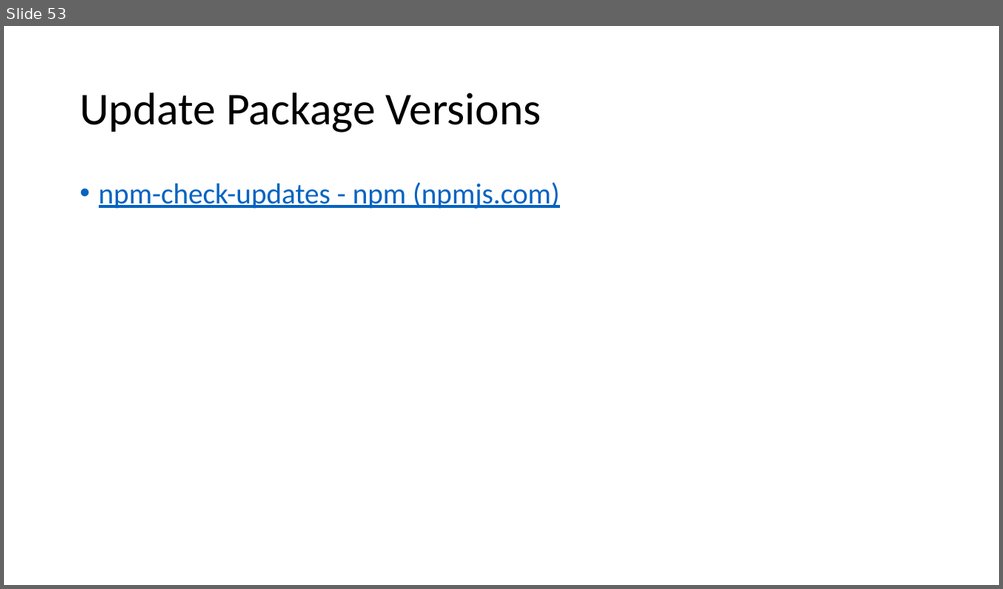
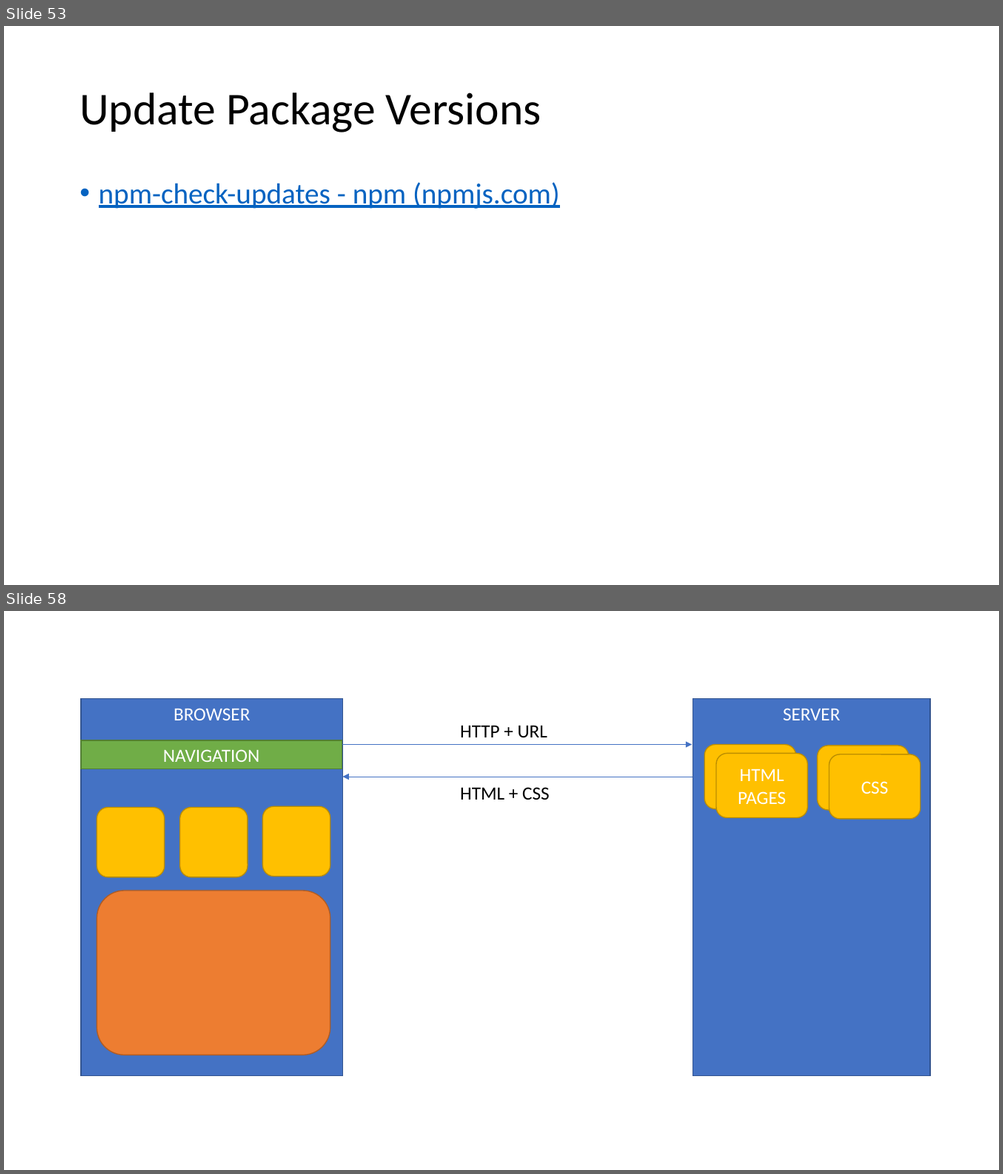
Before and after one commit to explore-with-manish/im-jan24, a slide deck: Node/Notes/Node.pptx. Shown one above the other, each under a label of ours: slide 53 before the commit, slides 53 and 58 after it; the slides between them are not shown. The pictures are 1003x589 and 1003x1174 pixels, drawn with LibreOffice and Linux fonts; fonts in the diff are those of the drawing. Boxes give left, top, right and bottom in pixels: in the first picture for what was removed or moved away, otherwise in the second. Text is boxed around its words. In the diff, an @@ line names an element or a change of style, - is before the commit and + after.

```diff
--- a/Node/Notes/Node.pptx
+++ b/Node/Notes/Node.pptx
@@ slide 58 added at [4, 611, 999, 1170], background #FFFFFF @@
@@ rectangle added at [81, 698, 342, 1076], fill #4472C4, outline #325491 1 pt, 18 pt, text #FFFFFF @@
+BROWSER
@@ rectangle added at [693, 698, 930, 1076], fill #4472C4, outline #325491 1 pt, 18 pt, text #FFFFFF @@
+SERVER
@@ rectangle added at [81, 741, 341, 769], fill #70AD47, outline #538035 1 pt, 18 pt, text #FFFFFF @@
+NAVIGATION
@@ text added at [460, 725, 547, 738], 18 pt, text #000000 @@
+HTTP + URL
@@ arrow added from (343, 744) to (692, 744), #4472C4 0.5 pt @@
@@ rounded rectangle added at [705, 744, 796, 809], fill #FFC000, outline #BD8E00 1 pt @@
@@ rounded rectangle added at [716, 754, 807, 817], fill #FFC000, outline #BD8E00 1 pt, 18 pt, text #FFFFFF @@
+HTML PAGES
@@ rounded rectangle added at [817, 745, 908, 809], fill #FFC000, outline #BD8E00 1 pt @@
@@ rounded rectangle added at [829, 755, 920, 818], fill #FFC000, outline #BD8E00 1 pt, 18 pt, text #FFFFFF @@
+CSS
@@ arrow added from (693, 777) to (343, 777), #4472C4 0.5 pt @@
@@ text added at [460, 787, 549, 800], 18 pt, text #000000 @@
+HTML + CSS
@@ rounded rectangle added at [96, 807, 165, 877], fill #FFC000, outline #BD8E00 1 pt @@
@@ rounded rectangle added at [180, 807, 248, 877], fill #FFC000, outline #BD8E00 1 pt @@
@@ rounded rectangle added at [263, 806, 331, 877], fill #FFC000, outline #BD8E00 1 pt @@
@@ rounded rectangle added at [96, 891, 330, 1056], fill #ED7D31, outline #AF5C24 1 pt @@
```
Also in this commit, not shown: 20 other slides added, 45 other files.
